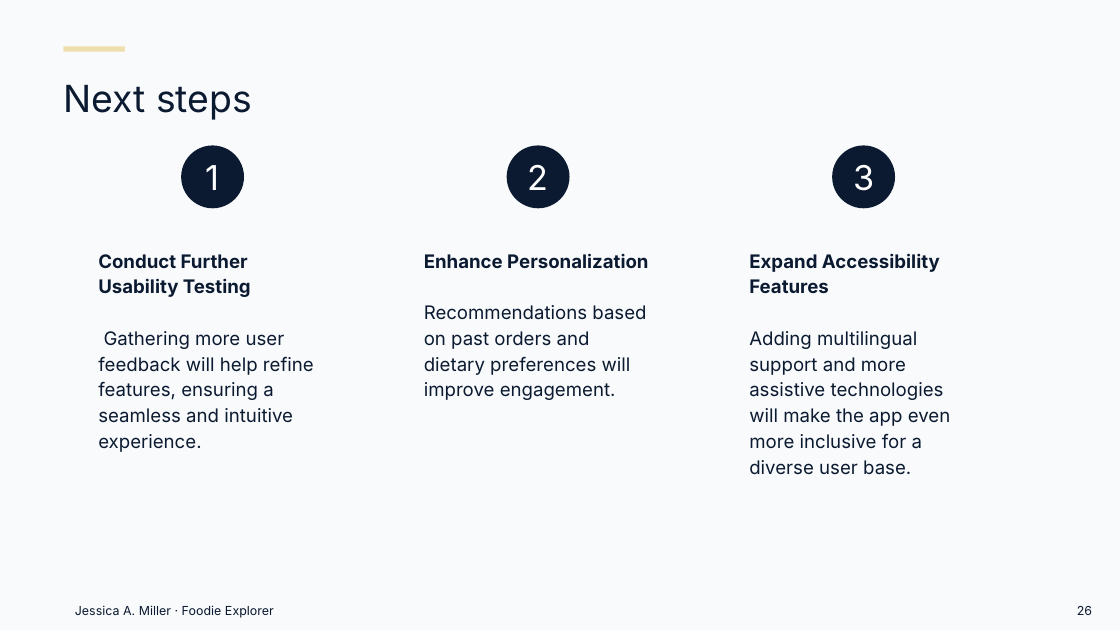
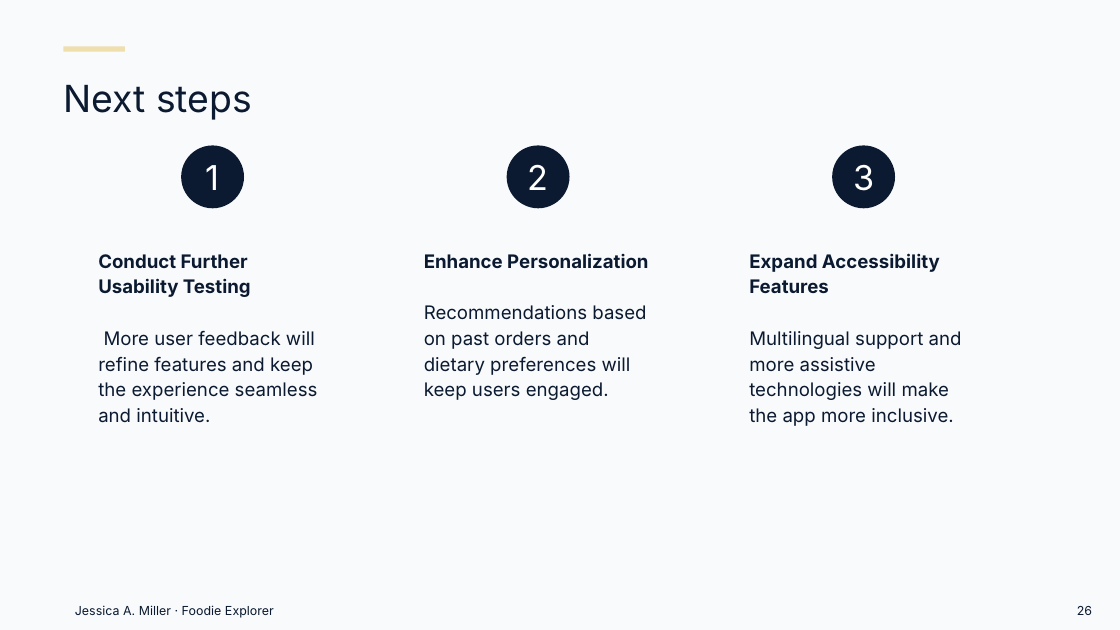
Before and after one commit to Millrjess/millrjess.github.io, a slide deck: slide 26 of assets/presentations/Foodie_Explorer_Case_Study_Professional.pptx. Drawn at 1120x630 pixels with LibreOffice and Linux fonts; fonts in the diff are those of the drawing. Boxes give left, top, right and bottom in pixels: in the first picture for what was removed or moved away, otherwise in the second. Text is boxed around its words. In the diff, an @@ line names an element or a change of style, - is before the commit and + after.

```diff
--- a/assets/presentations/Foodie_Explorer_Case_Study_Professional.pptx
+++ b/assets/presentations/Foodie_Explorer_Case_Study_Professional.pptx
@@ text at (424, 305, 646, 400): text changed @@
-Recommendations based on past orders and dietary preferences will improve engagement.
+Recommendations based on past orders and dietary preferences will keep users engaged.
@@ text at (98, 331, 318, 423): text changed @@
-Gathering more user feedback will help refine features, ensuring a seamless and intuitive experience.
+More user feedback will refine features and keep the experience seamless and intuitive.
@@ text at (749, 331, 962, 426): text changed @@
-Adding multilingual support and more assistive technologies will make the app even more inclusive for a diverse user base.
+Multilingual support and more assistive technologies will make the app more inclusive.
```
Also in this commit, not shown: 19 other slides changed, 1 other file.
